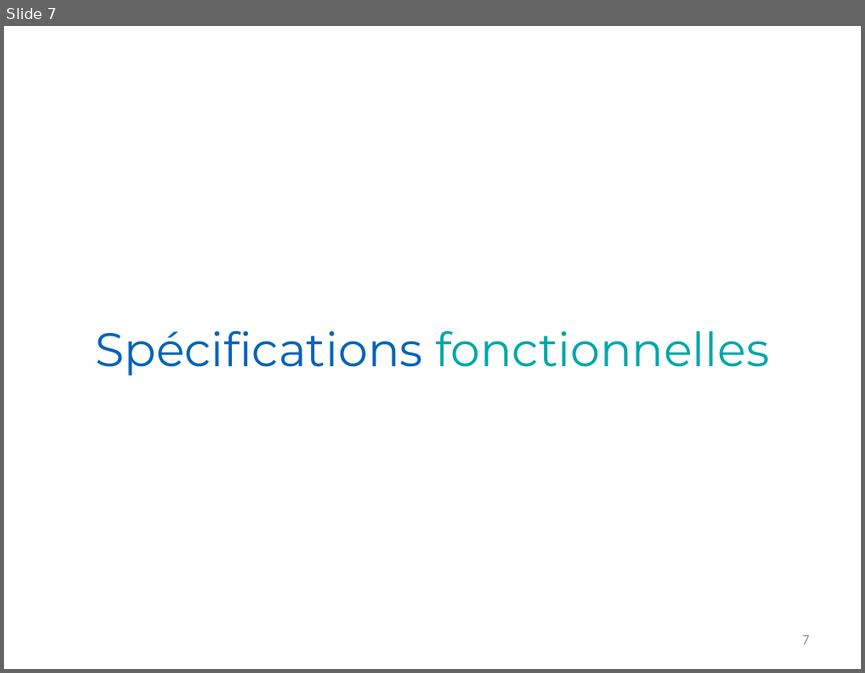
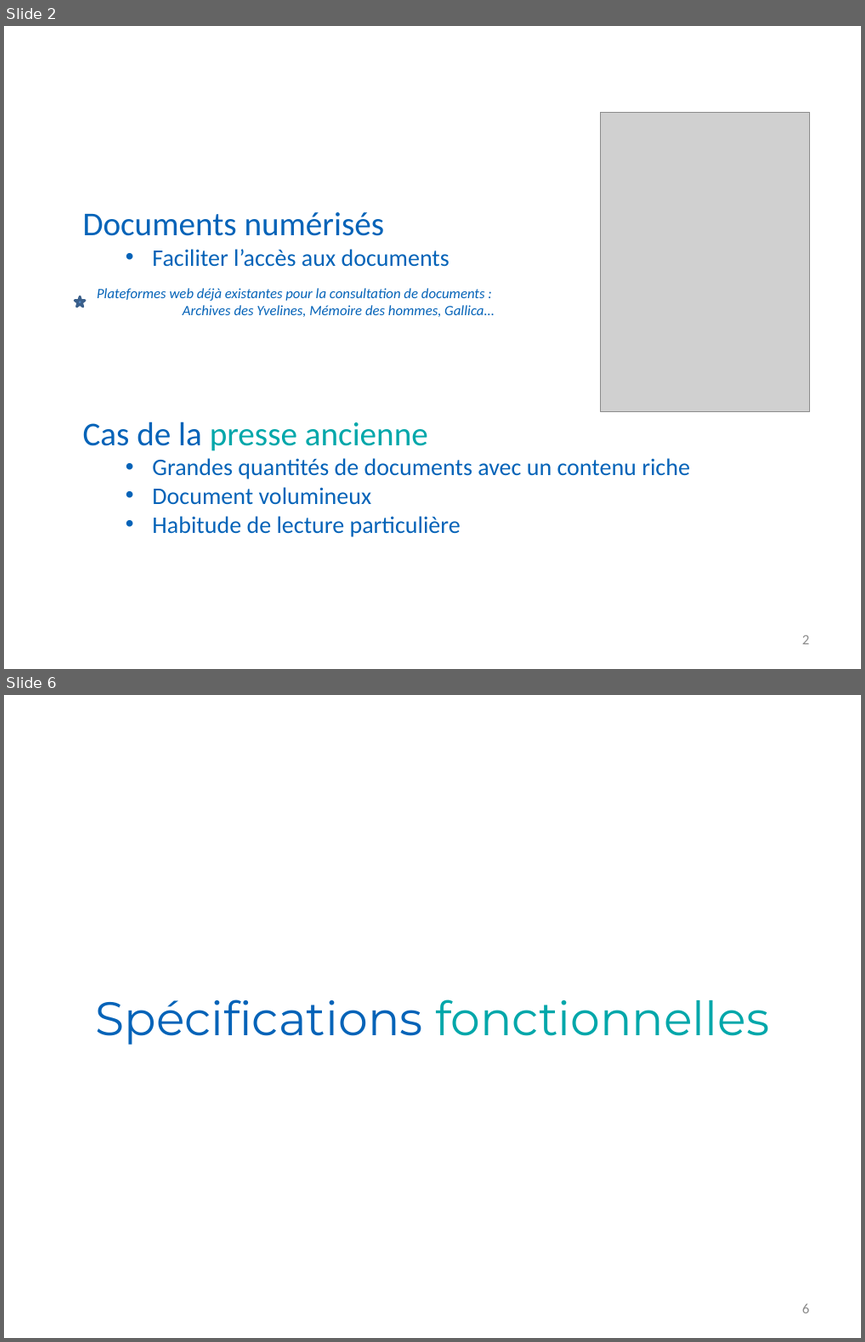
Before and after one commit to Romcol/Gutemberg-rapports, a slide deck: defense/1_project/powerpoint.pptx. Shown one above the other, each under a label of ours: slide 7 before the commit, slides 2 and 6 after it; the slides between them are not shown. The pictures are 865x673 and 865x1342 pixels, drawn with LibreOffice and Linux fonts; fonts in the diff are those of the drawing; grey boxes stand for pictures; background and template pictures are left out. Boxes give left, top, right and bottom in pixels: in the first picture for what was removed or moved away, otherwise in the second. Text is boxed around its words. In the diff, an @@ line names an element or a change of style, - is before the commit and + after.

```diff
--- a/defense/1_project/powerpoint.pptx
+++ b/defense/1_project/powerpoint.pptx
@@ slide 2 added at (4, 26, 861, 669), background picture (left out) @@
@@ picture added at (601, 113, 810, 412) @@
@@ text added at (83, 212, 449, 267), 20 pt, text #0563B8 @@
+Documents numérisés
+  • Faciliter l’accès aux documents
@@ star added at (75, 297, 86, 307), fill #4F81BD, outline #3A5F8C 2 pt @@
@@ text added at (97, 288, 494, 317), 12 pt, text #0563B8, italic @@
+Plateformes web déjà existantes pour la consultation de documents :
+Archives des Yvelines, Mémoire des hommes, Gallica...
@@ text added at (83, 421, 690, 537), 20 pt, text #0563B8 @@
+Cas de la presse ancienne
+  • Grandes quantités de documents avec un contenu riche
+  • Document volumineux
+  • Habitude de lecture particulière
@@ page number added at (802, 635, 809, 644), 12 pt, text #8C8C8C @@
+2
@@ what was slide 7 is now slide 6 @@
@@ page number at (802, 1304, 809, 1313): text changed @@
-7
+6
```
Also in this commit, not shown: 8 slides changed, 3 other slides added, 2 slides removed.
